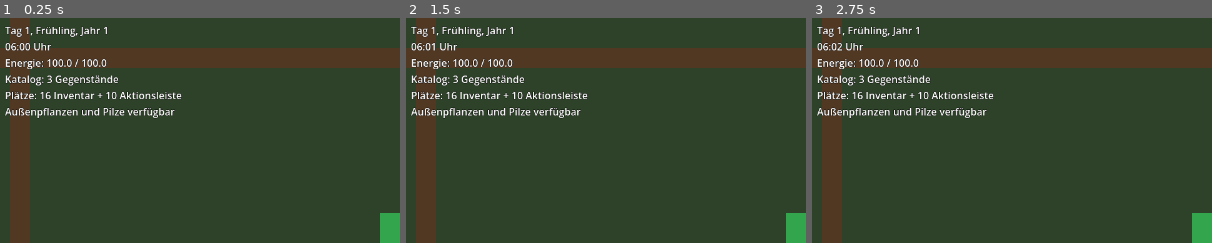
Above: before the commit, frames 1-3 (left to right).
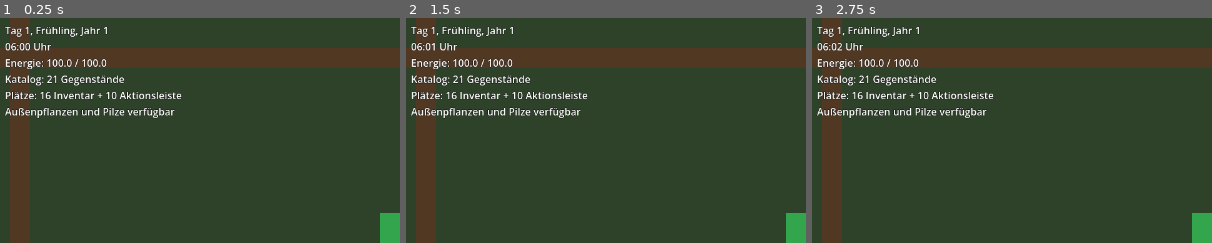
Above: after the commit, the same moments.

Repository: stasar14-rgb/Harvest-Dream
Game: Godot game, scene res://scenes/main.tscn
Two runs of this game, one before a commit and one after it. Both use one fixed random seed, a clock stepped at 60 frames per second and the inputs below.
Inputs:
- Up to frame 1 (0.25 s): no input
- Up to frame 2 (1.5 s): click "1" at 0.5 s; click "2" at 1.25 s
- Up to frame 3 (2.75 s): click "3" at 2 s
The pictures show only the part of the screen within x 0-50%, y 0-50%; the shares and areas given below are measured in that part.

The runs differ from the first frame. In frame 1, 0.4% of the frame differs, in the area x 11-31%, y 25-31%; in frame 2, 0.4%; in frame 3, 0.4%.

Commit message:
Werkzeugdaten für Schritt 17 anlegen

Diff:
--- a/data/items/item_catalog.tres
+++ b/data/items/item_catalog.tres
@@ -5,7 +5,25 @@
 [ext_resource type="Resource" path="res://data/items/wood.tres" id="3_wood"]
 [ext_resource type="Resource" path="res://data/items/ore.tres" id="4_ore"]
 [ext_resource type="Resource" uid="uid://cx3lyror51rfj" path="res://data/items/berries.tres" id="5_berries"]
+[ext_resource type="Resource" path="res://data/items/tools/axe_copper.tres" id="6_axe_copper"]
+[ext_resource type="Resource" path="res://data/items/tools/axe_bronze.tres" id="7_axe_bronze"]
+[ext_resource type="Resource" path="res://data/items/tools/axe_iron.tres" id="8_axe_iron"]
+[ext_resource type="Resource" path="res://data/items/tools/axe_steel.tres" id="9_axe_steel"]
+[ext_resource type="Resource" path="res://data/items/tools/pickaxe_copper.tres" id="10_pickaxe_copper"]
+[ext_resource type="Resource" path="res://data/items/tools/pickaxe_bronze.tres" id="11_pickaxe_bronze"]
+[ext_resource type="Resource" path="res://data/items/tools/pickaxe_iron.tres" id="12_pickaxe_iron"]
+[ext_resource type="Resource" path="res://data/items/tools/pickaxe_steel.tres" id="13_pickaxe_steel"]
+[ext_resource type="Resource" path="res://data/items/tools/hoe_copper.tres" id="14_hoe_copper"]
+[ext_resource type="Resource" path="res://data/items/tools/hoe_bronze.tres" id="15_hoe_bronze"]
+[ext_resource type="Resource" path="res://data/items/tools/hoe_iron.tres" id="16_hoe_iron"]
+[ext_resource type="Resource" path="res://data/items/tools/hoe_steel.tres" id="17_hoe_steel"]
+[ext_resource type="Resource" path="res://data/items/tools/watering_can_copper.tres" id="18_watering_can_copper"]
+[ext_resource type="Resource" path="res://data/items/tools/watering_can_bronze.tres" id="19_watering_can_bronze"]
+[ext_resource type="Resource" path="res://data/items/tools/watering_can_iron.tres" id="20_watering_can_iron"]
+[ext_resource type="Resource" path="res://data/items/tools/watering_can_steel.tres" id="21_watering_can_steel"]
+[ext_resource type="Resource" path="res://data/items/tools/shovel.tres" id="22_shovel"]
+[ext_resource type="Resource" path="res://data/items/tools/sickle.tres" id="23_sickle"]
 
 [resource]
 script = ExtResource("1_catalog")
-items = Array[ExtResource("2_item_data")]([ExtResource("3_wood"), ExtResource("4_ore"), ExtResource("5_berries")])
+items = Array[ExtResource("2_item_data")]([ExtResource("3_wood"), ExtResource("4_ore"), ExtResource("5_berries"), ExtResource("6_axe_copper"), ExtResource("7_axe_bronze"), ExtResource("8_axe_iron"), ExtResource("9_axe_steel"), ExtResource("10_pickaxe_copper"), ExtResource("11_pickaxe_bronze"), ExtResource("12_pickaxe_iron"), ExtResource("13_pickaxe_steel"), ExtResource("14_hoe_copper"), ExtResource("15_hoe_bronze"), ExtResource("16_hoe_iron"), ExtResource("17_hoe_steel"), ExtResource("18_watering_can_copper"), ExtResource("19_watering_can_bronze"), ExtResource("20_watering_can_iron"), ExtResource("21_watering_can_steel"), ExtResource("22_shovel"), ExtResource("23_sickle")])
--- /dev/null
+++ b/data/items/tools/axe_bronze.tres
@@ -0,0 +1,17 @@
+[gd_resource type="Resource" script_class="ToolData" load_steps=2 format=3]
+
+[ext_resource type="Script" path="res://scripts/items/tool_data.gd" id="1_tool"]
+
+[resource]
+script = ExtResource("1_tool")
+item_id = &"axe_bronze"
+display_name = "Bronzeaxt"
+description = "Werkzeug zum Bearbeiten von Bäumen und Holzquellen."
+category = 6
+tool_type = 0
+material_tier = 2
+base_energy_cost = 4.0
+hit_reduction = 1
+uses_charge = false
+max_charge_level = 0
+charge_step_seconds = 1.0
--- /dev/null
+++ b/data/items/tools/axe_copper.tres
@@ -0,0 +1,17 @@
+[gd_resource type="Resource" script_class="ToolData" load_steps=2 format=3]
+
+[ext_resource type="Script" path="res://scripts/items/tool_data.gd" id="1_tool"]
+
+[resource]
+script = ExtResource("1_tool")
+item_id = &"axe_copper"
+display_name = "Kupferaxt"
+description = "Werkzeug zum Bearbeiten von Bäumen und Holzquellen."
+category = 6
+tool_type = 0
+material_tier = 1
+base_energy_cost = 5.0
+hit_reduction = 0
+uses_charge = false
+max_charge_level = 0
+charge_step_seconds = 1.0
--- /dev/null
+++ b/data/items/tools/axe_iron.tres
@@ -0,0 +1,17 @@
+[gd_resource type="Resource" script_class="ToolData" load_steps=2 format=3]
+
+[ext_resource type="Script" path="res://scripts/items/tool_data.gd" id="1_tool"]
+
+[resource]
+script = ExtResource("1_tool")
+item_id = &"axe_iron"
+display_name = "Eisenaxt"
+description = "Werkzeug zum Bearbeiten von Bäumen und Holzquellen."
+category = 6
+tool_type = 0
+material_tier = 3
+base_energy_cost = 3.0
+hit_reduction = 2
+uses_charge = false
+max_charge_level = 0
+charge_step_seconds = 1.0
--- /dev/null
+++ b/data/items/tools/axe_steel.tres
@@ -0,0 +1,17 @@
+[gd_resource type="Resource" script_class="ToolData" load_steps=2 format=3]
+
+[ext_resource type="Script" path="res://scripts/items/tool_data.gd" id="1_tool"]
+
+[resource]
+script = ExtResource("1_tool")
+item_id = &"axe_steel"
+display_name = "Stahlaxt"
+description = "Werkzeug zum Bearbeiten von Bäumen und Holzquellen."
+category = 6
+tool_type = 0
+material_tier = 4
+base_energy_cost = 2.0
+hit_reduction = 3
+uses_charge = false
+max_charge_level = 0
+charge_step_seconds = 1.0
--- /dev/null
+++ b/data/items/tools/hoe_bronze.tres
@@ -0,0 +1,17 @@
+[gd_resource type="Resource" script_class="ToolData" load_steps=2 format=3]
+
+[ext_resource type="Script" path="res://scripts/items/tool_data.gd" id="1_tool"]
+
+[resource]
+script = ExtResource("1_tool")
+item_id = &"hoe_bronze"
+display_name = "Bronzehacke"
+description = "Werkzeug zum Anlegen von Ackerboden."
+category = 6
+tool_type = 2
+material_tier = 2
+base_energy_cost = 5.0
+hit_reduction = 0
+uses_charge = true
+max_charge_level = 1
+charge_step_seconds = 1.0
--- /dev/null
+++ b/data/items/tools/hoe_copper.tres
@@ -0,0 +1,17 @@
+[gd_resource type="Resource" script_class="ToolData" load_steps=2 format=3]
+
+[ext_resource type="Script" path="res://scripts/items/tool_data.gd" id="1_tool"]
+
+[resource]
+script = ExtResource("1_tool")
+item_id = &"hoe_copper"
+display_name = "Kupferhacke"
+description = "Werkzeug zum Anlegen von Ackerboden."
+category = 6
+tool_type = 2
+material_tier = 1
+base_energy_cost = 5.0
+hit_reduction = 0
+uses_charge = true
+max_charge_level = 0
+charge_step_seconds = 1.0
--- /dev/null
+++ b/data/items/tools/hoe_iron.tres
@@ -0,0 +1,17 @@
+[gd_resource type="Resource" script_class="ToolData" load_steps=2 format=3]
+
+[ext_resource type="Script" path="res://scripts/items/tool_data.gd" id="1_tool"]
+
+[resource]
+script = ExtResource("1_tool")
+item_id = &"hoe_iron"
+display_name = "Eisenhacke"
+description = "Werkzeug zum Anlegen von Ackerboden."
+category = 6
+tool_type = 2
+material_tier = 3
+base_energy_cost = 5.0
+hit_reduction = 0
+uses_charge = true
+max_charge_level = 2
+charge_step_seconds = 1.0
--- /dev/null
+++ b/data/items/tools/hoe_steel.tres
@@ -0,0 +1,17 @@
+[gd_resource type="Resource" script_class="ToolData" load_steps=2 format=3]
+
+[ext_resource type="Script" path="res://scripts/items/tool_data.gd" id="1_tool"]
+
+[resource]
+script = ExtResource("1_tool")
+item_id = &"hoe_steel"
+display_name = "Stahlhacke"
+description = "Werkzeug zum Anlegen von Ackerboden."
+category = 6
+tool_type = 2
+material_tier = 4
+base_energy_cost = 5.0
+hit_reduction = 0
+uses_charge = true
+max_charge_level = 3
+charge_step_seconds = 1.0
--- /dev/null
+++ b/data/items/tools/pickaxe_bronze.tres
@@ -0,0 +1,17 @@
+[gd_resource type="Resource" script_class="ToolData" load_steps=2 format=3]
+
+[ext_resource type="Script" path="res://scripts/items/tool_data.gd" id="1_tool"]
+
+[resource]
+script = ExtResource("1_tool")
+item_id = &"pickaxe_bronze"
+display_name = "Bronzespitzhacke"
+description = "Werkzeug zum Abbauen von Steinen und Erzvorkommen."
+category = 6
+tool_type = 1
+material_tier = 2
+base_energy_cost = 4.0
+hit_reduction = 1
+uses_charge = false
+max_charge_level = 0
+charge_step_seconds = 1.0
--- /dev/null
+++ b/data/items/tools/pickaxe_copper.tres
@@ -0,0 +1,17 @@
+[gd_resource type="Resource" script_class="ToolData" load_steps=2 format=3]
+
+[ext_resource type="Script" path="res://scripts/items/tool_data.gd" id="1_tool"]
+
+[resource]
+script = ExtResource("1_tool")
+item_id = &"pickaxe_copper"
+display_name = "Kupferspitzhacke"
+description = "Werkzeug zum Abbauen von Steinen und Erzvorkommen."
+category = 6
+tool_type = 1
+material_tier = 1
+base_energy_cost = 5.0
+hit_reduction = 0
+uses_charge = false
+max_charge_level = 0
+charge_step_seconds = 1.0
--- /dev/null
+++ b/data/items/tools/pickaxe_iron.tres
@@ -0,0 +1,17 @@
+[gd_resource type="Resource" script_class="ToolData" load_steps=2 format=3]
+
+[ext_resource type="Script" path="res://scripts/items/tool_data.gd" id="1_tool"]
+
+[resource]
+script = ExtResource("1_tool")
+item_id = &"pickaxe_iron"
+display_name = "Eisenspitzhacke"
+description = "Werkzeug zum Abbauen von Steinen und Erzvorkommen."
+category = 6
+tool_type = 1
+material_tier = 3
+base_energy_cost = 3.0
+hit_reduction = 2
+uses_charge = false
+max_charge_level = 0
+charge_step_seconds = 1.0
--- /dev/null
+++ b/data/items/tools/pickaxe_steel.tres
@@ -0,0 +1,17 @@
+[gd_resource type="Resource" script_class="ToolData" load_steps=2 format=3]
+
+[ext_resource type="Script" path="res://scripts/items/tool_data.gd" id="1_tool"]
+
+[resource]
+script = ExtResource("1_tool")
+item_id = &"pickaxe_steel"
+display_name = "Stahlspitzhacke"
+description = "Werkzeug zum Abbauen von Steinen und Erzvorkommen."
+category = 6
+tool_type = 1
+material_tier = 4
+base_energy_cost = 2.0
+hit_reduction = 3
+uses_charge = false
+max_charge_level = 0
+charge_step_seconds = 1.0
--- /dev/null
+++ b/data/items/tools/shovel.tres
@@ -0,0 +1,13 @@
+[gd_resource type="Resource" script_class="ToolData" load_steps=2 format=3]
+
+[ext_resource type="Script" path="res://scripts/items/tool_data.gd" id="1_tool"]
+
+[resource]
+script = ExtResource("1_tool")
+item_id = &"shovel"
+display_name = "Schaufel"
+description = "Werkzeug zum Graben eines Lochs oder für vorgesehene Bodenaktionen."
+category = 6
+tool_type = 4
+material_tier = 0
+base_energy_cost = 5.0
--- /dev/null
+++ b/data/items/tools/sickle.tres
@@ -0,0 +1,13 @@
+[gd_resource type="Resource" script_class="ToolData" load_steps=2 format=3]
+
+[ext_resource type="Script" path="res://scripts/items/tool_data.gd" id="1_tool"]
+
+[resource]
+script = ExtResource("1_tool")
+item_id = &"sickle"
+display_name = "Sichel"
+description = "Werkzeug zum Schneiden von Gras."
+category = 6
+tool_type = 5
+material_tier = 0
+base_energy_cost = 5.0
--- /dev/null
+++ b/data/items/tools/watering_can_bronze.tres
@@ -0,0 +1,17 @@
+[gd_resource type="Resource" script_class="ToolData" load_steps=2 format=3]
+
+[ext_resource type="Script" path="res://scripts/items/tool_data.gd" id="1_tool"]
+
+[resource]
+script = ExtResource("1_tool")
+item_id = &"watering_can_bronze"
+display_name = "Bronzegießkanne"
+description = "Werkzeug zum Bewässern von Ackerflächen."
+category = 6
+tool_type = 3
+material_tier = 2
+base_energy_cost = 5.0
+hit_reduction = 0
+uses_charge = true
+max_charge_level = 1
+charge_step_seconds = 1.0
--- /dev/null
+++ b/data/items/tools/watering_can_copper.tres
@@ -0,0 +1,17 @@
+[gd_resource type="Resource" script_class="ToolData" load_steps=2 format=3]
+
+[ext_resource type="Script" path="res://scripts/items/tool_data.gd" id="1_tool"]
+
+[resource]
+script = ExtResource("1_tool")
+item_id = &"watering_can_copper"
+display_name = "Kupfergießkanne"
+description = "Werkzeug zum Bewässern von Ackerflächen."
+category = 6
+tool_type = 3
+material_tier = 1
+base_energy_cost = 5.0
+hit_reduction = 0
+uses_charge = true
+max_charge_level = 0
+charge_step_seconds = 1.0
--- /dev/null
+++ b/data/items/tools/watering_can_iron.tres
@@ -0,0 +1,17 @@
+[gd_resource type="Resource" script_class="ToolData" load_steps=2 format=3]
+
+[ext_resource type="Script" path="res://scripts/items/tool_data.gd" id="1_tool"]
+
+[resource]
+script = ExtResource("1_tool")
+item_id = &"watering_can_iron"
+display_name = "Eisengießkanne"
+description = "Werkzeug zum Bewässern von Ackerflächen."
+category = 6
+tool_type = 3
+material_tier = 3
+base_energy_cost = 5.0
+hit_reduction = 0
+uses_charge = true
+max_charge_level = 2
+charge_step_seconds = 1.0
--- /dev/null
+++ b/data/items/tools/watering_can_steel.tres
@@ -0,0 +1,17 @@
+[gd_resource type="Resource" script_class="ToolData" load_steps=2 format=3]
+
+[ext_resource type="Script" path="res://scripts/items/tool_data.gd" id="1_tool"]
+
+[resource]
+script = ExtResource("1_tool")
+item_id = &"watering_can_steel"
+display_name = "Stahlgießkanne"
+description = "Werkzeug zum Bewässern von Ackerflächen."
+category = 6
+tool_type = 3
+material_tier = 4
+base_energy_cost = 5.0
+hit_reduction = 0
+uses_charge = true
+max_charge_level = 3
+charge_step_seconds = 1.0
--- /dev/null
+++ b/scripts/items/tool_data.gd
@@ -0,0 +1,79 @@
+class_name ToolData
+extends ItemData
+
+enum ToolType {
+	AXE,
+	PICKAXE,
+	HOE,
+	WATERING_CAN,
+	SHOVEL,
+	SICKLE,
+}
+
+enum MaterialTier {
+	NONE,
+	COPPER,
+	BRONZE,
+	IRON,
+	STEEL,
+}
+
+const MAX_CHARGE_LEVEL := 3
+const CHARGE_AREA_SIZES: Array[int] = [1, 3, 6, 9]
+const CHARGE_ENERGY_COSTS: Array[float] = [5.0, 7.5, 10.0, 12.5]
+
+## Art des Werkzeugs. Sie bestimmt, welche spätere Werkzeugaktion ausgelöst werden darf.
+@export var tool_type: ToolType = ToolType.AXE
+## Materialstufe des Werkzeugs. Sichel und Schaufel verwenden „Keine“.
+@export var material_tier: MaterialTier = MaterialTier.NONE
+## Grundenergie pro Einsatz oder Schlag. Bei aufladbaren Werkzeugen gelten stattdessen die Kosten der Aufladestufe.
+@export_range(0.0, 100.0, 0.5) var base_energy_cost: float = 5.0
+## Anzahl der Schläge, die gegenüber der Grund-Schlagzahl einer Ressource eingespart werden.
+@export_range(0, 99, 1) var hit_reduction: int = 0
+## Legt fest, ob das Werkzeug durch Halten der linken Maustaste aufgeladen werden kann.
+@export var uses_charge: bool = false
+## Höchste freigeschaltete Aufladestufe: 0 = 1 Feld, 1 = 3 Felder, 2 = 6 Felder, 3 = 9 Felder.
+@export_range(0, MAX_CHARGE_LEVEL, 1) var max_charge_level: int = 0
+## Sekunden, die für jede weitere Aufladestufe gehalten werden müssen.
+@export_range(0.1, 10.0, 0.1) var charge_step_seconds: float = 1.0
+## Spätere feste Verringerung der Energiekosten bei Hacke und Gießkanne. Der genaue Wert wird erst bei der Balance festgelegt.
+@export_range(0.0, 100.0, 0.5) var charge_energy_reduction: float = 0.0
+
+func get_charge_level(held_seconds: float) -> int:
+	if not uses_charge:
+		return 0
+
+	var requested_level: int = floori(maxf(held_seconds, 0.0) / charge_step_seconds)
+	return clampi(requested_level, 0, max_charge_level)
+
+func get_charge_area_size(charge_level: int) -> int:
+	var valid_level := clampi(charge_level, 0, MAX_CHARGE_LEVEL)
+	return CHARGE_AREA_SIZES[valid_level]
+
+func get_energy_cost(charge_level: int = 0) -> float:
+	if not uses_charge:
+		return base_energy_cost
+
+	var valid_level := clampi(charge_level, 0, max_charge_level)
+	return maxf(CHARGE_ENERGY_COSTS[valid_level] - charge_energy_reduction, 0.0)
+
+func get_required_hits(resource_base_hits: int) -> int:
+	return maxi(resource_base_hits - hit_reduction, 1)
+
+func is_valid_definition() -> bool:
+	if not super.is_valid_definition():
+		return false
+
+	if category != Category.TOOL:
+		push_error("Werkzeug '%s' verwendet nicht die Gegenstandskategorie TOOL." % item_id)
+		return false
+
+	if uses_charge and tool_type != ToolType.HOE and tool_type != ToolType.WATERING_CAN:
+		push_error("Nur Hacke und Gießkanne dürfen das Aufladesystem verwenden: %s" % item_id)
+		return false
+
+	if not uses_charge and max_charge_level != 0:
+		push_error("Werkzeug '%s' besitzt ohne Aufladesystem eine Aufladestufe." % item_id)
+		return false
+
+	return true
